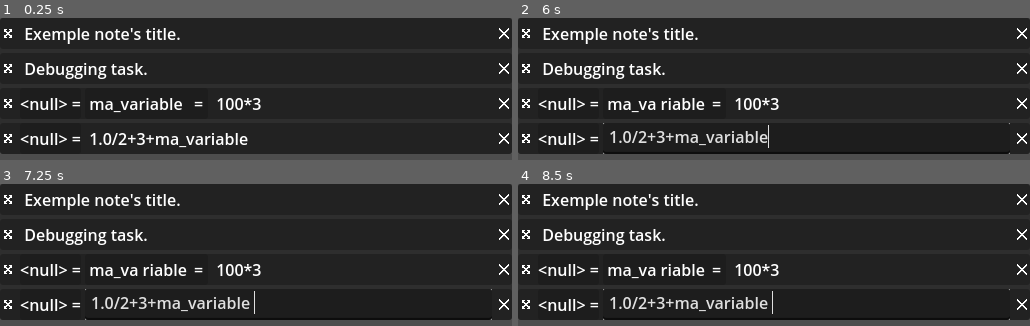
Above: before the commit, frames 1-4 (two rows, left to right).
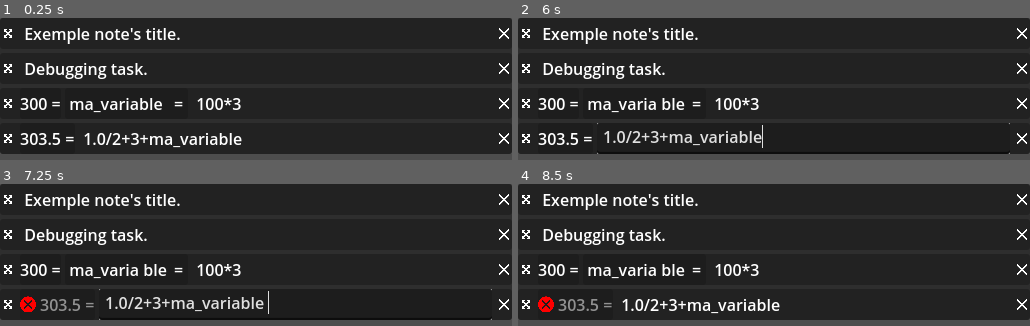
Above: after the commit, the same moments.

Repository: xorblo-doitus/Bloc-notes-plus-plus
Game: Godot game, scene res://src/app/main.tscn
The game is run twice, just before and just after one commit, with the same random seed, the same clock (stepped at 60 frames per second) and the same inputs. The engine's default icon, where the game draws it, is replaced by a stand-in: a white triangle on a blue panel in a dark square.
Inputs (mouse positions are in pixels of both pictures, inside the frame that each line leads up to):
- Up to frame 1 (0.25 s): no input
- Up to frame 2 (6 s): click (528, 33) at 0.52 s; click (528, 33) at 1.27 s; click (528, 33) at 2.02 s; tap Enter at 2.75, 4.25, 5.75 s; drag from (774, 33) to (825, 130) at 2.77 s; tap Space at 3.5, 5 s; drag from (774, 69) to (outside the picture) at 3.52 s; move the mouse to (656, 103) at 4.27 s; tap Ctrl at 4.35 s; click (656, 103) at 4.42 s; drag from (871, 103) to (620, 158) at 5.02 s; drag from (804, 138) to (outside the picture) at 5.77 s
- Up to frame 3 (7.25 s): tap Space at 6.5 s; drag from (102, 324) to (179, 283) at 6.52 s
- Up to frame 4 (8.5 s): click (543, 304) at 7.27 s; click (543, 304) at 8.02 s

The runs differ from the first frame. In frame 1, 4.3% of the frame differs, in the area x 3-51%, y 56-92%; in frame 2, 4.3%; in frame 3, 4.5%; in frame 4, 4.7%, in the area x 3-97%, y 56-96%.
Error before the commit: Parse Error: A void function cannot return a value. (res://src/note/calculus/custom_functions.gd:15)

Commit message:
Fix return type

Diff:
--- a/src/note/calculus/custom_functions.gd
+++ b/src/note/calculus/custom_functions.gd
@@ -11,5 +11,5 @@
 
 
 ## Easter egg
-func soleil() -> void:
+func soleil() -> float:
 	return 713705
